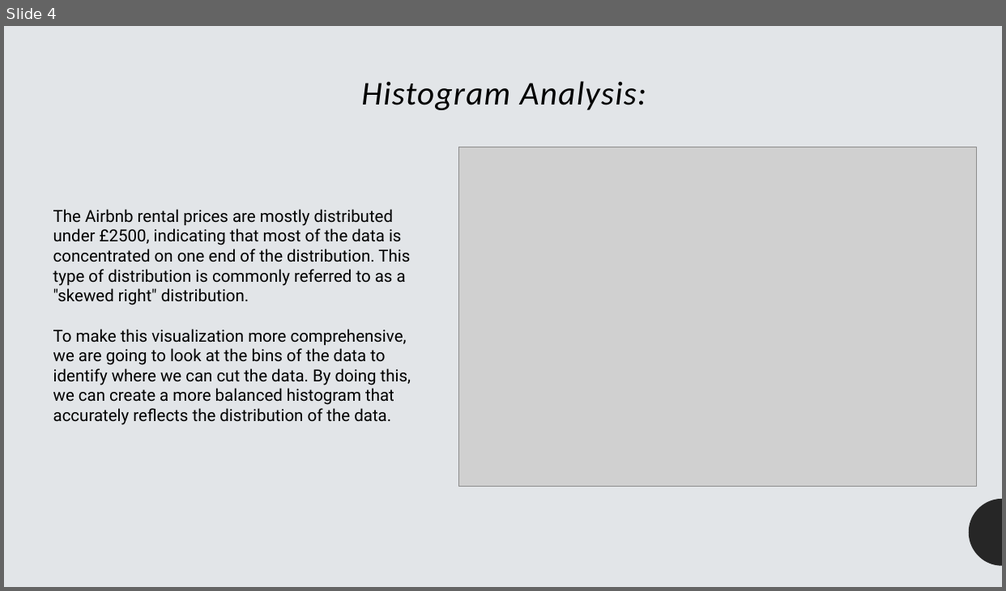
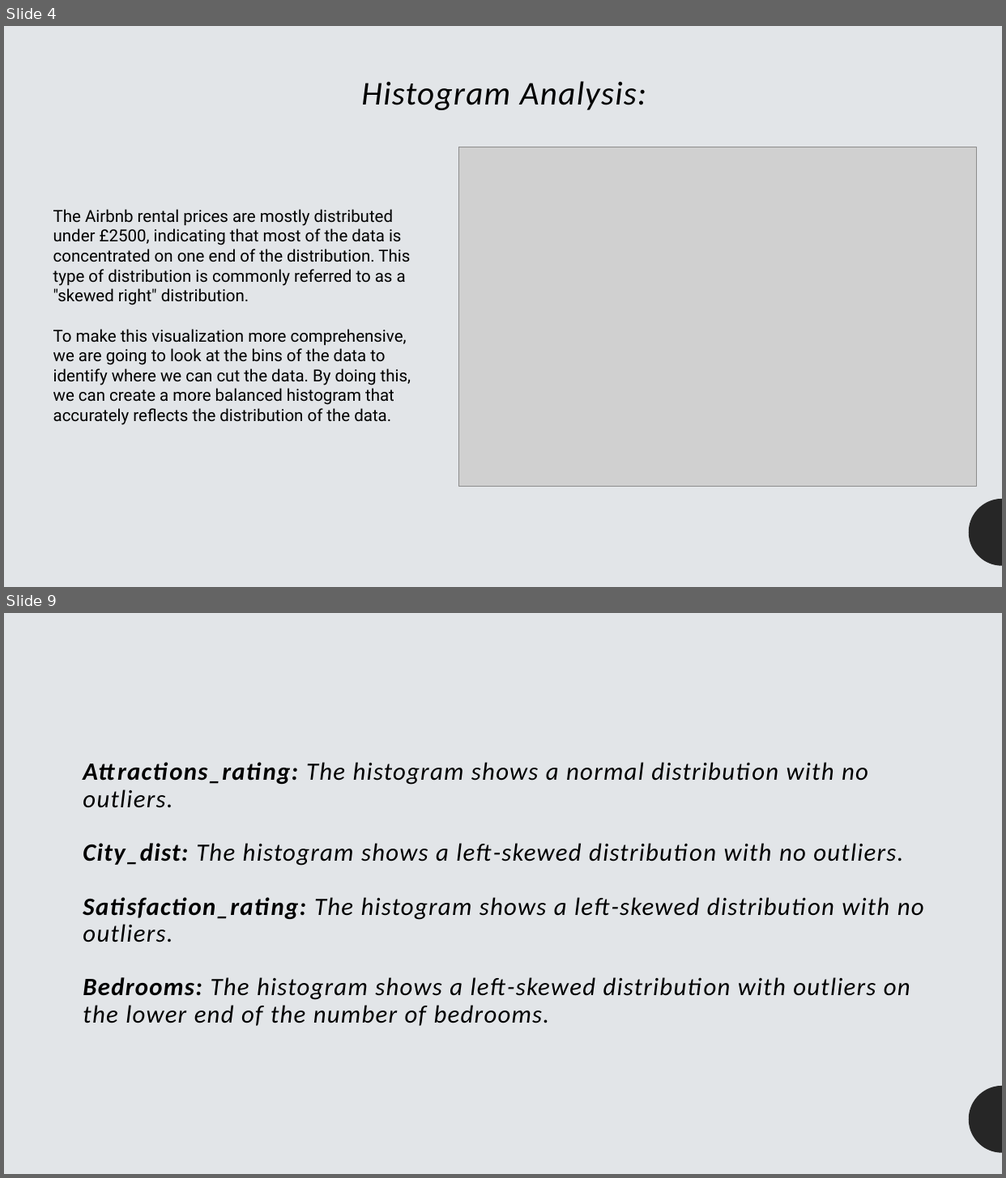
Before and after one commit to akhatamibellevue/DSC530_final_project, a slide deck: Airbnb prices analysis powerpoint.pptx. Shown one above the other, each under a label of ours: slide 4 before the commit, slides 4 and 9 after it; the slides between them are not shown. The pictures are 1006x591 and 1006x1178 pixels, drawn with LibreOffice and Linux fonts; fonts in the diff are those of the drawing; grey boxes stand for pictures. Boxes give left, top, right and bottom in pixels: in the first picture for what was removed or moved away, otherwise in the second. Text is boxed around its words. In the diff, an @@ line names an element or a change of style, - is before the commit and + after.

```diff
--- a/Airbnb prices analysis powerpoint.pptx
+++ b/Airbnb prices analysis powerpoint.pptx
@@ slide 9 added at [4, 613, 1002, 1174], background #E2E5E8; not listed: 1 template element that a slide beside it also shows @@
@@ title added at [83, 762, 924, 1026], 24 pt, text #000000, italic @@
+Attractions_rating: The histogram shows a normal distribution with no outliers.
+City_dist: The histogram shows a left-skewed distribution with no outliers.
+Satisfaction_rating: The histogram shows a left-skewed distribution with no outliers.
+Bedrooms: The histogram shows a left-skewed distribution with outliers on the lower end of the number of bedrooms.
```
Also in this commit, not shown: 3 slides changed, 12 other slides added, 1 other file.
